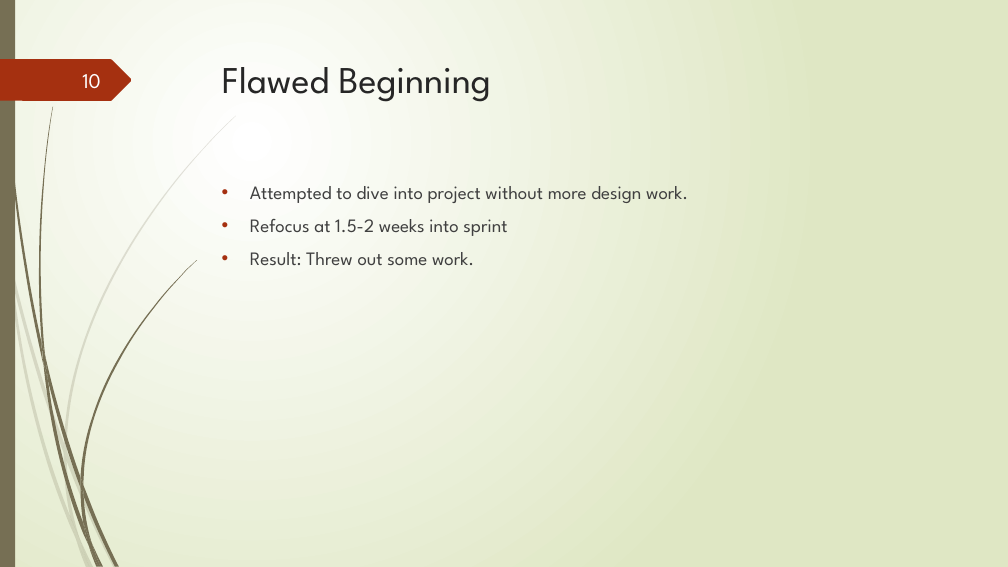
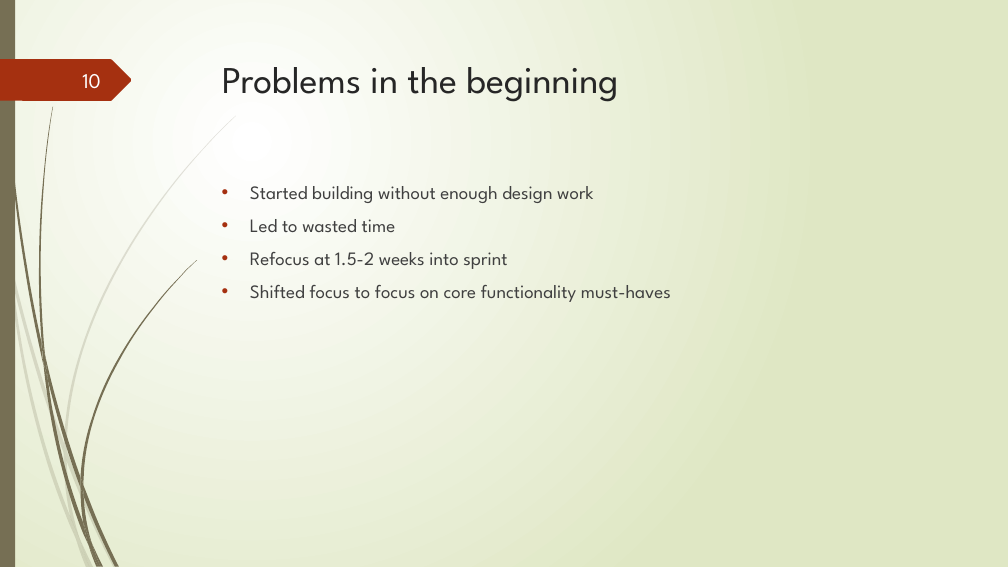
Before and after one commit to junmin-yee/Landmarked, a slide deck: slide 10 of Presentations/Sprint01_ReviewMeeting.pptx. Drawn at 1008x567 pixels with LibreOffice and Linux fonts; fonts in the diff are those of the drawing. Boxes give left, top, right and bottom in pixels: in the first picture for what was removed or moved away, otherwise in the second. Text is boxed around its words. In the diff, an @@ line names an element or a change of style, - is before the commit and + after.

Commit message:
Added Design Diagrams
Added UML Design Diagrams

```diff
--- a/Presentations/Sprint01_ReviewMeeting.pptx
+++ b/Presentations/Sprint01_ReviewMeeting.pptx
@@ title at (x1=222, y1=67, x2=618, y2=102): text changed @@
-Flawed Beginning
+Problems in the beginning
@@ text at (x1=250, y1=186, x2=593, y2=232): text changed @@
-• Attempted to dive into project without more design work.
+• Started building without enough design work
+• Led to wasted time
@@ text at (x1=250, y1=285, x2=671, y2=302): text changed @@
-• Result: Threw out some work.
+• Shifted focus to focus on core functionality must-haves
```
Also in this commit, not shown: 4 other slides changed, 5 slides added, 1 other file.
